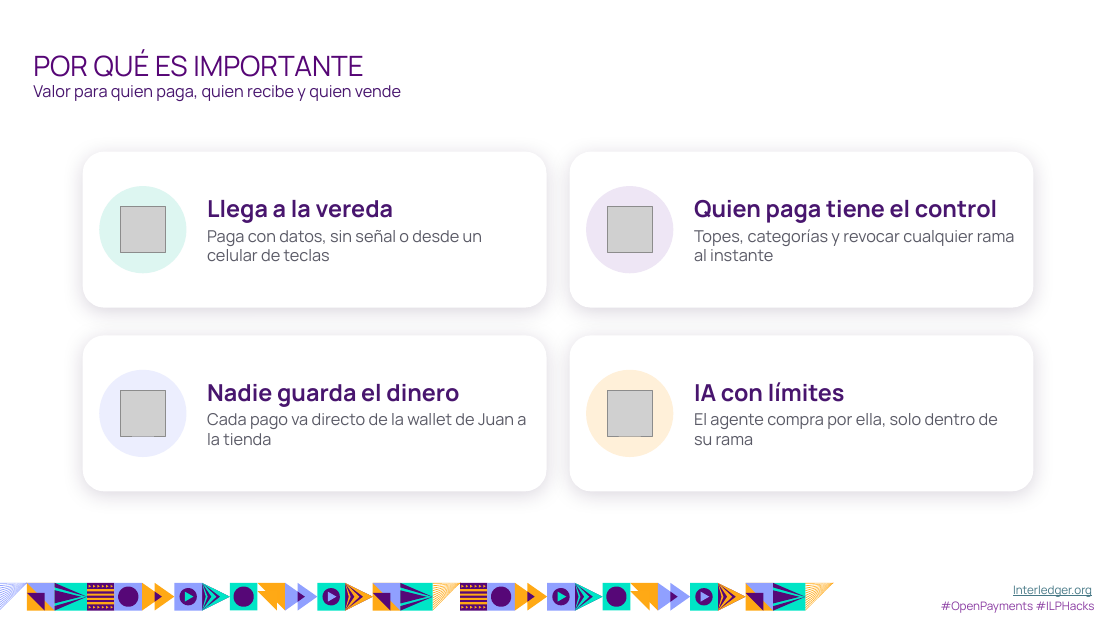
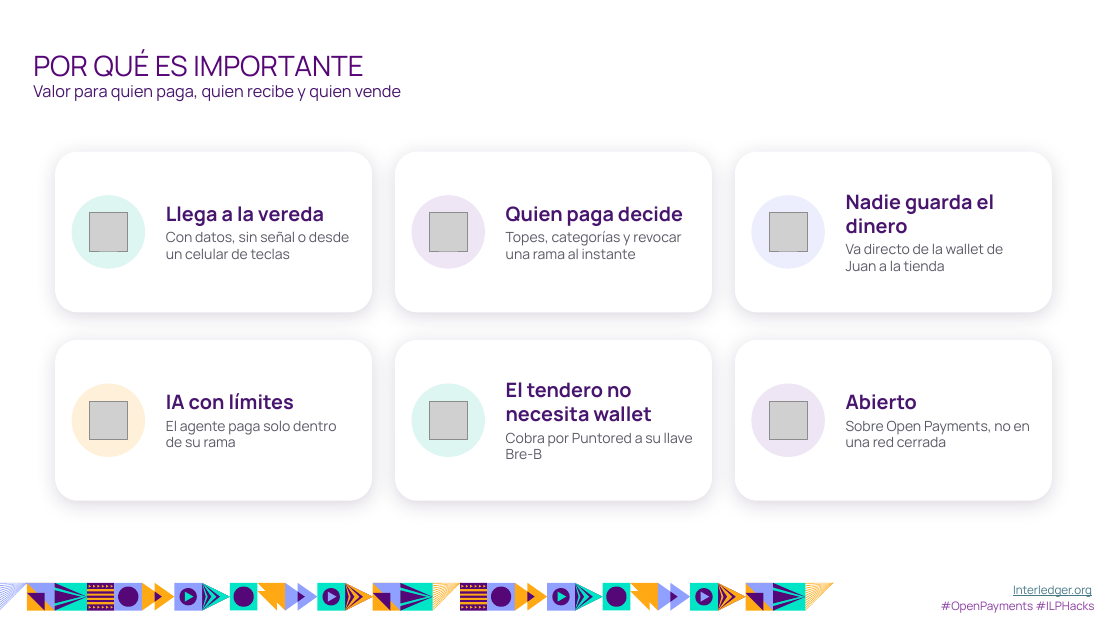
Before and after one commit to luisseoanes/paygent, a slide deck: slide 8 of entrega/diapositivas/paygent.pptx (slide 7 before the commit). Drawn at 1120x630 pixels with LibreOffice and Linux fonts; fonts in the diff are those of the drawing; grey boxes stand for pictures; background and template pictures are left out. Boxes give left, top, right and bottom in pixels: in the first picture for what was removed or moved away, otherwise in the second. Text is boxed around its words. In the diff, an @@ line names an element or a change of style, - is before the commit and + after.

```diff
--- a/entrega/diapositivas/paygent.pptx
+++ b/entrega/diapositivas/paygent.pptx
@@ rounded rectangle resized from (x1=82, y1=151, x2=546, y2=308) to (x1=55, y1=151, x2=372, y2=312) @@
@@ text "Llega a la vereda" moved from (x1=207, y1=200, x2=482, y2=261) to (x1=166, y1=206, x2=349, y2=259) @@
@@ rounded rectangle added at (x1=395, y1=151, x2=712, y2=312), fill #FFFFFF @@
@@ rounded rectangle resized from (x1=570, y1=151, x2=1033, y2=308) to (x1=735, y1=151, x2=1052, y2=312) @@
@@ text "Nadie guarda el dinero" moved from (x1=207, y1=384, x2=526, y2=445) to (x1=846, y1=194, x2=1003, y2=271) @@
@@ ellipse resized from (x1=99, y1=186, x2=187, y2=273) to (x1=71, y1=195, x2=145, y2=268) @@
@@ text at (x1=166, y1=206, x2=324, y2=226): size 20 to 17 pt in "Llega a la vereda" @@
@@ ellipse resized from (x1=586, y1=186, x2=674, y2=273) to (x1=412, y1=195, x2=485, y2=268) @@
@@ text at (x1=506, y1=206, x2=683, y2=259): text changed; size 14 to 12 pt @@
-Quien paga tiene el control
-Topes, categorías y revocar cualquier rama al instante
+Quien paga decide
+Topes, categorías y revocar una rama al instante
@@ ellipse added at (x1=752, y1=195, x2=825, y2=268), fill #ECEEFE @@
@@ text at (x1=846, y1=194, x2=995, y2=234): size 20 to 17 pt in "Nadie guarda el dinero" @@
@@ picture resized from (x1=120, y1=207, x2=166, y2=252) to (x1=89, y1=213, x2=127, y2=250) @@
@@ text at (x1=166, y1=231, x2=349, y2=259): text changed; size 14 to 12 pt @@
-Paga con datos, sin señal o desde un celular de teclas
+Con datos, sin señal o desde un celular de teclas
@@ picture resized from (x1=607, y1=207, x2=653, y2=252) to (x1=429, y1=213, x2=467, y2=250) @@
@@ picture resized from (x1=120, y1=391, x2=166, y2=436) to (x1=770, y1=213, x2=807, y2=250) @@
@@ text at (x1=846, y1=243, x2=1003, y2=271): text changed; size 14 to 12 pt @@
-Cada pago va directo de la wallet de Juan a la tienda
+Va directo de la wallet de Juan a la tienda
@@ rounded rectangle resized from (x1=82, y1=335, x2=546, y2=492) to (x1=55, y1=340, x2=372, y2=501) @@
@@ text "IA con límites" moved from (x1=694, y1=382, x2=998, y2=445) to (x1=166, y1=393, x2=336, y2=447) @@
@@ rounded rectangle added at (x1=395, y1=340, x2=712, y2=501), fill #FFFFFF @@
@@ rounded rectangle resized from (x1=570, y1=335, x2=1033, y2=492) to (x1=735, y1=340, x2=1052, y2=501) @@
@@ ellipse resized from (x1=99, y1=370, x2=187, y2=457) to (x1=71, y1=384, x2=145, y2=457) @@
@@ ellipse at (x1=71, y1=384, x2=145, y2=457): fill #ECEEFE to #FFF0D9 @@
@@ ellipse added at (x1=412, y1=384, x2=485, y2=457), fill #DDF6F1 @@
@@ text added at (x1=506, y1=382, x2=693, y2=459), 12 pt, text #5A5A66 @@
+El tendero no necesita wallet
+Cobra por Puntored a su llave Bre-B
@@ ellipse removed at (x1=586, y1=370, x2=674, y2=457) @@
@@ ellipse added at (x1=752, y1=384, x2=825, y2=457), fill #EEE6F5 @@
@@ picture resized from (x1=607, y1=391, x2=653, y2=436) to (x1=89, y1=402, x2=127, y2=439) @@
@@ text at (x1=166, y1=393, x2=294, y2=410): size 20 to 17 pt in "IA con límites" @@
@@ picture added at (x1=429, y1=402, x2=467, y2=439) @@
@@ picture added at (x1=770, y1=402, x2=807, y2=439) @@
@@ text added at (x1=846, y1=394, x2=1030, y2=447), 12 pt, text #5A5A66 @@
+Abierto
+Sobre Open Payments, no en una red cerrada
@@ text at (x1=166, y1=420, x2=336, y2=447): text changed; size 14 to 12 pt @@
-El agente compra por ella, solo dentro de su rama
+El agente paga solo dentro de su rama
```
Also in this commit, not shown: 4 other slides changed, 2 slides added, 33 other files.
